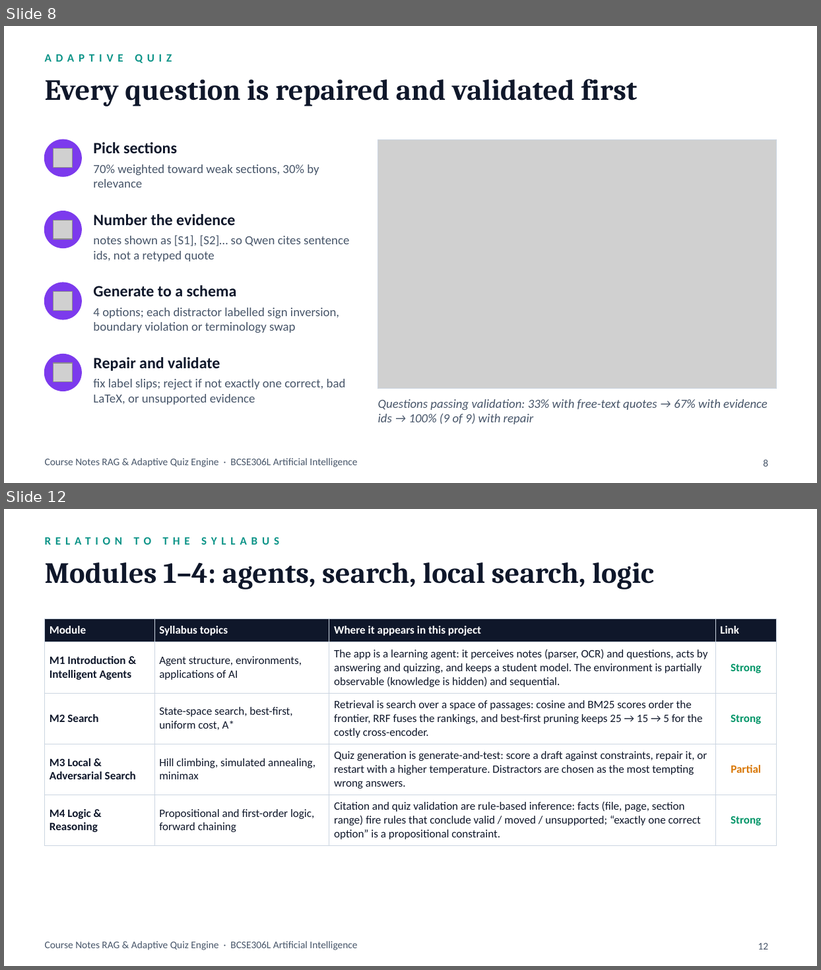
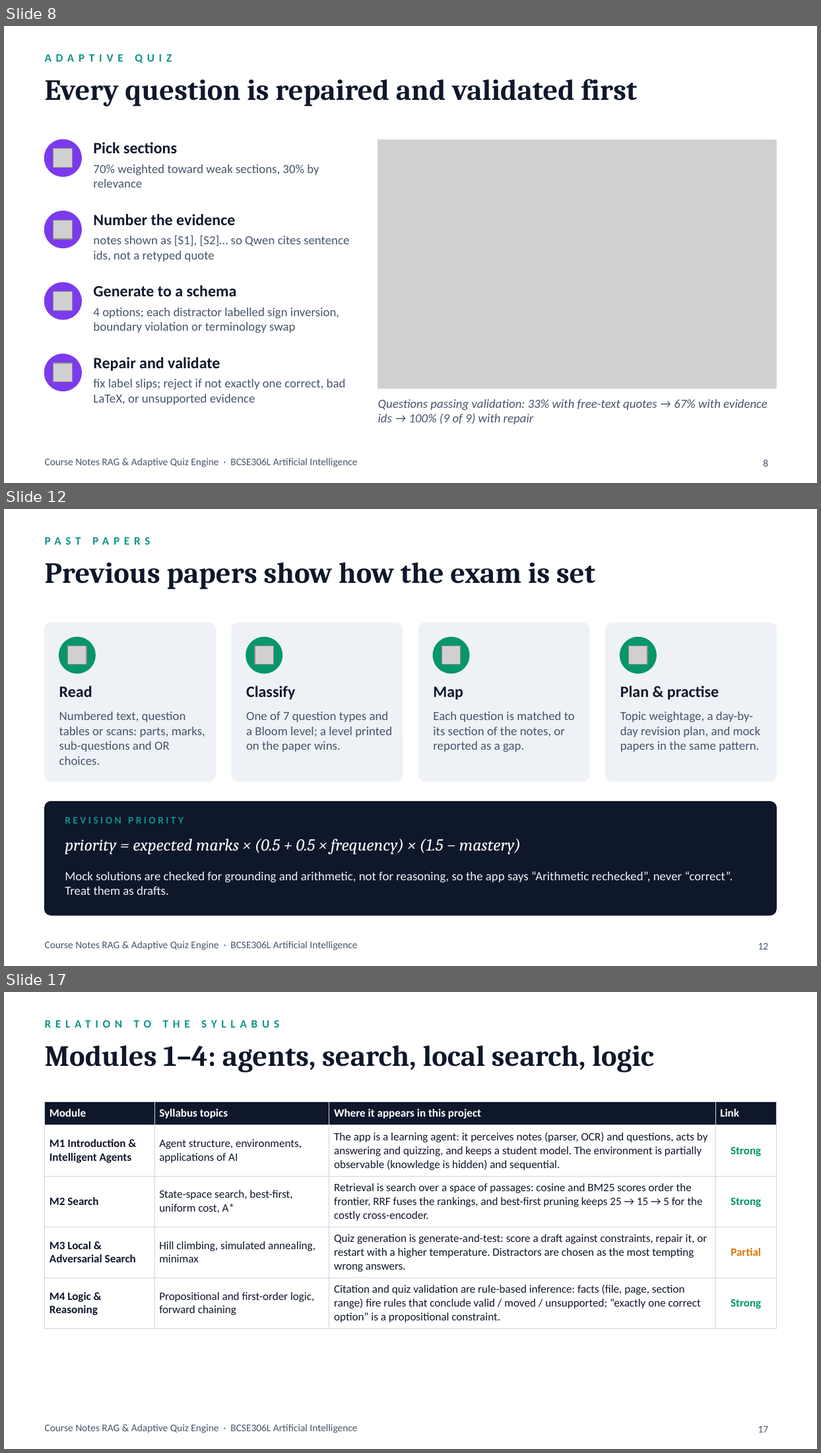
Before and after one commit to RoyceRRNS/AI_Project, a slide deck: docs/presentation/Course_Notes_RAG_Demo.pptx. Shown one above the other, each under a label of ours: slides 8 and 12 before the commit, slides 8, 12 and 17 after it; the slides between them are not shown. The pictures are 821x970 and 821x1453 pixels, drawn with LibreOffice and Linux fonts; fonts in the diff are those of the drawing; grey boxes stand for pictures. Boxes give left, top, right and bottom in pixels: in the first picture for what was removed or moved away, otherwise in the second. Text is boxed around its words. In the diff, an @@ line names an element or a change of style, - is before the commit and + after.

```diff
--- a/docs/presentation/Course_Notes_RAG_Demo.pptx
+++ b/docs/presentation/Course_Notes_RAG_Demo.pptx
@@ slide 12 added at <box>4,509,817,966</box>, background #FFFFFF; not listed: 1 template element that a slide beside it also shows @@
@@ text added at <box>45,537,150,545</box>, 10 pt, text #0D9488, bold @@
+PAST PAPERS
@@ title added at <box>45,562,595,590</box>, 26 pt, text #0F172A, bold @@
+Previous papers show how the exam is set
@@ rounded rectangle added at <box>45,623,215,782</box>, fill #EEF2F7, outline #EEF2F7 0.75 pt @@
@@ rounded rectangle added at <box>232,623,403,782</box>, fill #EEF2F7, outline #EEF2F7 0.75 pt @@
@@ rounded rectangle added at <box>418,623,589,782</box>, fill #EEF2F7, outline #EEF2F7 0.75 pt @@
@@ rounded rectangle added at <box>606,623,776,782</box>, fill #EEF2F7, outline #EEF2F7 0.75 pt @@
@@ ellipse added at <box>59,638,95,673</box>, fill #059669, outline #059669 1 pt @@
@@ picture added at <box>68,646,87,665</box> @@
@@ ellipse added at <box>246,638,282,673</box>, fill #059669, outline #059669 1 pt @@
@@ picture added at <box>255,646,274,665</box> @@
@@ ellipse added at <box>433,638,469,673</box>, fill #059669, outline #059669 1 pt @@
@@ picture added at <box>442,646,461,665</box> @@
@@ ellipse added at <box>620,638,656,673</box>, fill #059669, outline #059669 1 pt @@
@@ picture added at <box>629,646,648,665</box> @@
@@ text added at <box>59,686,92,697</box>, 14 pt, text #0F172A, bold @@
+Read
@@ text added at <box>246,686,295,700</box>, 14 pt, text #0F172A, bold @@
+Classify
@@ text added at <box>433,687,463,700</box>, 14 pt, text #0F172A, bold @@
+Map
@@ text added at <box>620,686,719,700</box>, 14 pt, text #0F172A, bold @@
+Plan & practise
@@ text added at <box>59,712,205,765</box>, 11 pt, text #475569 @@
+Numbered text, question tables or scans: parts, marks, sub-questions and OR choices.
@@ text added at <box>246,712,392,752</box>, 11 pt, text #475569 @@
+One of 7 question types and a Bloom level; a level printed on the paper wins.
@@ text added at <box>433,712,575,752</box>, 11 pt, text #475569 @@
+Each question is matched to its section of the notes, or reported as a gap.
@@ text added at <box>620,712,760,752</box>, 11 pt, text #475569 @@
+Topic weightage, a day-by-day revision plan, and mock papers in the same pattern.
@@ rounded rectangle added at <box>45,802,776,916</box>, fill #0F172A, outline #0F172A 0.75 pt @@
@@ text added at <box>65,817,184,824</box>, 9 pt, text #0D9488, bold @@
+REVISION PRIORITY
@@ text added at <box>65,839,521,855</box>, 15 pt, text #FFFFFF, italic @@
+priority = expected marks × (0.5 + 0.5 × frequency) × (1.5 − mastery)
@@ text added at <box>65,871,733,895</box>, 11 pt, text #EEF2F7 @@
+Mock solutions are checked for grounding and arithmetic, not for reasoning, so the app says “Arithmetic rechecked”, never “correct”. Treat them as drafts.
@@ page number added at <box>758,943,769,950</box>, 9 pt, text #475569 @@
+12
@@ what was slide 12 is now slide 17 @@
@@ page number at <box>758,1426,769,1433</box>: text changed @@
-12
+17
```
Also in this commit, not shown: 4 slides changed, 4 other slides added, 4 other files.
